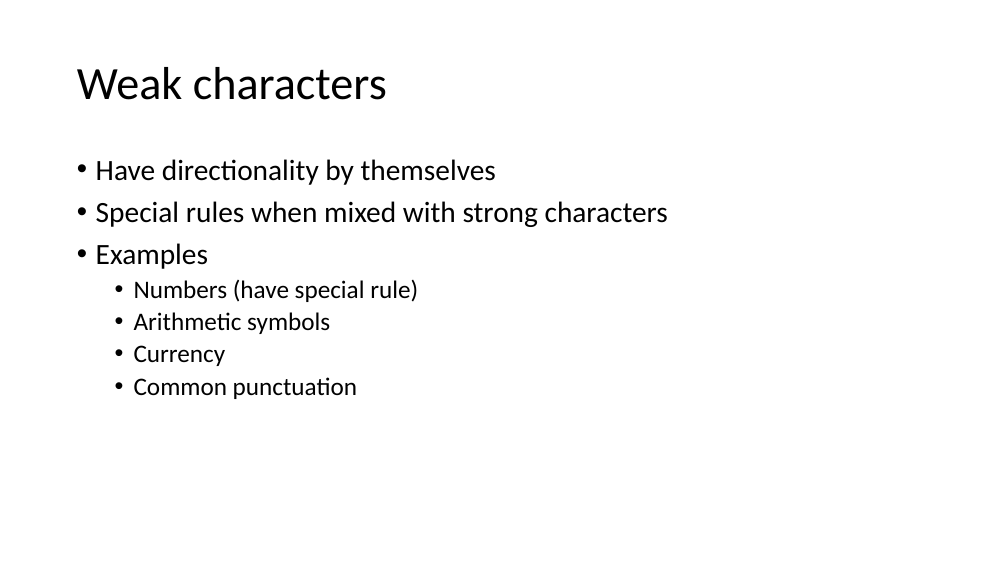
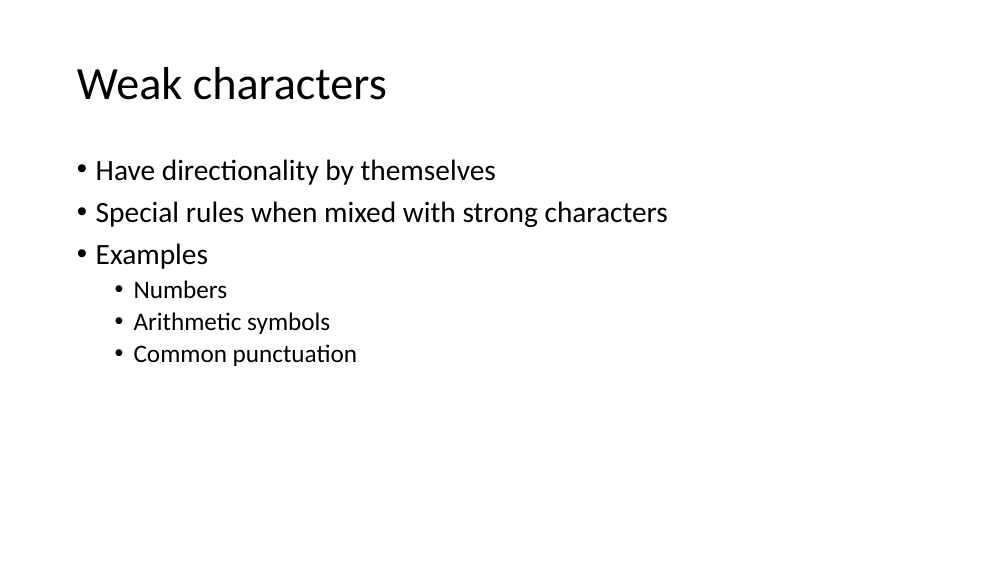
Before and after one commit to dsafa/rtl-demo, a slide deck: slide 6 of RTL.pptx. Drawn at 1008x567 pixels with LibreOffice and Linux fonts; fonts in the diff are those of the drawing. Boxes give left, top, right and bottom in pixels: in the first picture for what was removed or moved away, otherwise in the second. Text is boxed around its words. In the diff, an @@ line names an element or a change of style, - is before the commit and + after.

```diff
--- a/RTL.pptx
+++ b/RTL.pptx
@@ text at bbox=[134, 280, 228, 298]: text changed @@
-  • Numbers (have special rule)
+  • Numbers
@@ text at bbox=[134, 345, 226, 366]: paragraph removed @@
-  • Currency
```
Also in this commit, not shown: 3 other slides changed.
